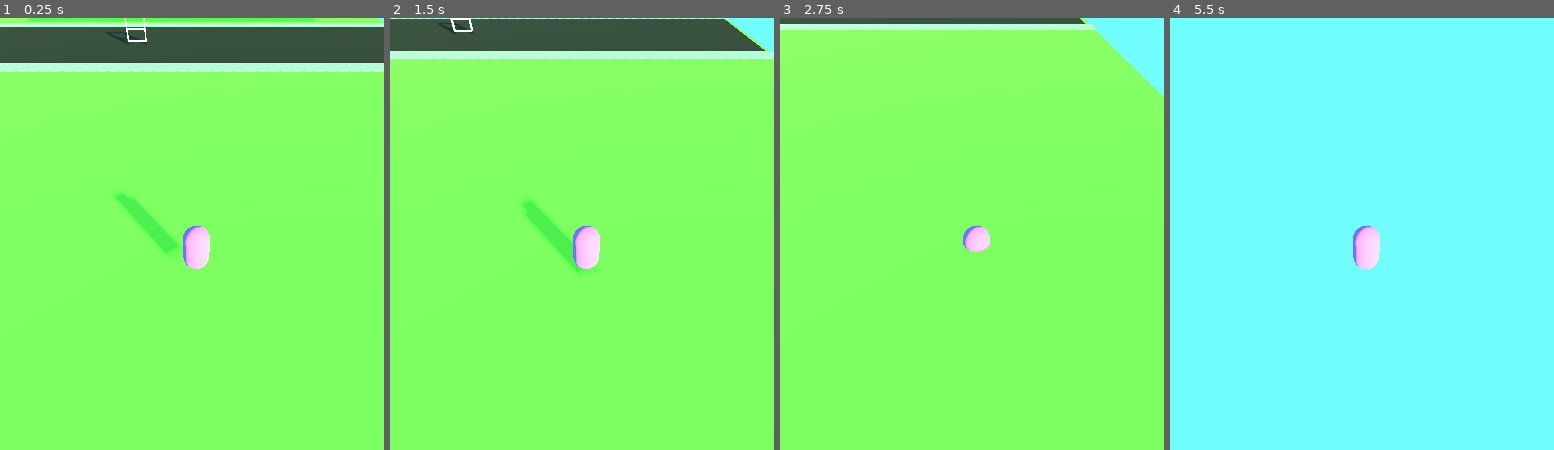
Above: before the commit, frames 1-4 (left to right).
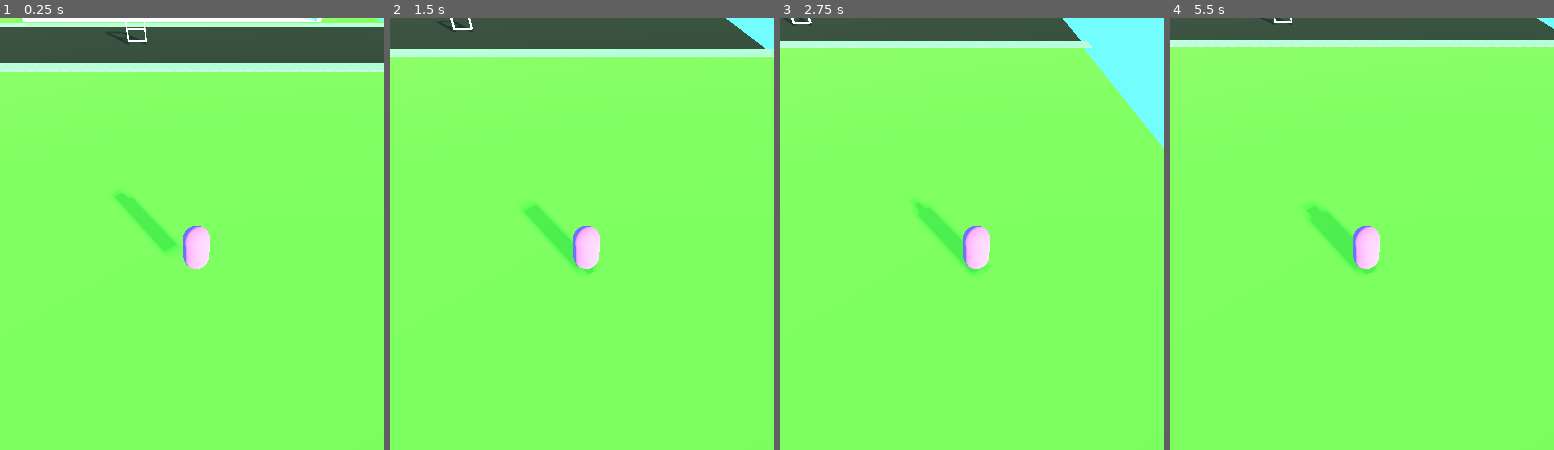
Above: after the commit, the same moments.

Repository: Shenanigans-and-also-tomfoolery/Soup-Stealer
Game: Godot game, scene res://level scenes/testWorld.tscn
Same seed, same stepped clock (60 frames per second), same inputs: the game is played once before the commit and once after it. The project has no main scene, so this scene is started directly.
Inputs:
- Up to frame 1 (0.25 s): no input
- Up to frame 2 (1.5 s): tap Enter (ui_accept) at 0.5, 0.77 s; hold D (right) 0.53-1.28 s; hold Shift (sprint) 0.53-1.28 s; hold S (down) from 1.28 s (still down); tap Shift (sprint) at 1.35 s
- Up to frame 3 (2.75 s): tap Enter (ui_accept) at 1.52 s; release S (down) at 2.03 s; hold D (right) from 2.03 s (still down); hold Shift (sprint) from 2.03 s (still down)
- Up to frame 4 (5.5 s): release D (right) at 2.78 s; release Shift (sprint) at 2.78 s; hold W (up) 2.78-3.53 s; tap Shift (sprint) at 2.85, 4.35 s; tap Enter (ui_accept) at 3.02, 3.77, 4.52 s; hold Shift (sprint) 3.53-4.28 s; hold A (left) 3.53-5.03 s; hold S (down) from 5.03 s (still down); hold Shift (sprint) from 5.03 s (still down)

The runs differ from the first frame. In frame 1, 0.8% of the frame differs, in the area x 1-100%, y 0-13%; in frame 2, 1.4%; in frame 3, 7.5%; in frame 4, 99%, in the area x 0-100%, y 0-100%.

Commit message:
Fixes (test world mainly)
idk what happened with the shop so I fixed it and kept it a similar size to what it was when @soup-enterprises made it bigger

Diff:
--- a/level scenes/testWorld.tscn
+++ b/level scenes/testWorld.tscn
@@ -19,6 +19,7 @@
 material = SubResource("StandardMaterial3D_jbjjy")
 
 [sub_resource type="BoxShape3D" id="BoxShape3D_41xwl"]
+size = Vector3(1.99487, 1, 1.53235)
 
 [sub_resource type="StandardMaterial3D" id="StandardMaterial3D_xq3dg"]
 albedo_color = Color(0.458824, 0.760784, 0.290196, 1)
@@ -42,20 +43,19 @@
 script = ExtResource("1_6migh")
 
 [node name="Left wall" parent="Shop" instance=ExtResource("1_hu0go")]
-transform = Transform3D(1.74, 0, 0, 0, 16.345, 0, 0, 0, 4.65, 76.8787, -5.46526, -35.583)
+transform = Transform3D(1.74, 0, 0, 0, 29.908, 0, 0, 0, 4.65, 23.8958, -8.7353, -35.3291)
 
 [node name="Right Wall" parent="Shop" instance=ExtResource("1_hu0go")]
-transform = Transform3D(1.74, 0, 0, 0, 32.718, 0, 0, 0, 4.653, -25.789, 11.2526, 85.3235)
+transform = Transform3D(1.74, 0, 0, 0, 32.718, 0, 0, 0, 4.653, -16.742, -9.27112, -35.3698)
 
 [node name="Back Wall" parent="Shop" instance=ExtResource("1_hu0go")]
-transform = Transform3D(-3.82475e-08, 0, 1.98555, 0, 8.22463, 0, -0.875, 0, -8.67913e-08, 44.9808, 0.967013, -48.9282)
+transform = Transform3D(-3.82475e-08, 0, 3.93211, 0, 31.1046, 0, -0.875, 0, -1.71878e-07, 3.01173, -8.89526, -58.5901)
 
 [node name="floor" parent="Shop" instance=ExtResource("1_hu0go")]
-transform = Transform3D(107.005, 0, 0, 0, 0.253358, 0, 0, 0, 4.67958, 9.23773, 0.475324, -35.6745)
+transform = Transform3D(107.005, 0, 0, 0, 0.148648, 0, 0, 0, 4.67958, 9.23773, -0.0464894, -35.5003)
 
 [node name="Roof" type="Node3D" parent="Shop"]
-transform = Transform3D(-1, 8.74228e-08, 0, -8.74228e-08, -1, 0, 0, 0, 1, 0, 7.9727, 0)
-visible = false
+transform = Transform3D(-2, 3.01992e-07, 0, -3.01992e-07, -2, 0, 0, 0, 2, 3.47112, 13.086, 9.04385)
 
 [node name="Left wall2" type="Node3D" parent="Shop/Roof"]
 transform = Transform3D(0.875, 0, 0, 0, 8.22463, 0, 0, 0, 2.34, -10.0583, -1.69003, -22.2777)
@@ -112,13 +112,11 @@
 [node name="beanos" parent="." instance=ExtResource("3_n2nfb")]
 transform = Transform3D(1, 0, 0, 0, 1, 0, 0, 0, 1, 6.40824, 2.24769, 31.6176)
 
-[node name="Camera3D2" type="Camera3D" parent="beanos"]
-transform = Transform3D(0.798026, -0.539953, 0.267592, 0.00312591, 0.447748, 0.894154, -0.602615, -0.712722, 0.359002, 5.5397, 14.3095, 6.506)
-
 [node name="Grass" type="StaticBody3D" parent="."]
-transform = Transform3D(33.7324, 0, 0, 0, 0.48, 0, 0, 0, 34.5416, -0.0532765, -0.0630059, 25.928)
+transform = Transform3D(33, 0, 0, 0, 0.48, 0, 0, 0, 33, -0.0532765, -0.115916, 25.928)
 
 [node name="CollisionShape3D" type="CollisionShape3D" parent="Grass"]
+transform = Transform3D(1, 0, 0, 0, 1, 0, 0, 0, 1, -0.0194356, -0.223625, 0.265024)
 shape = SubResource("BoxShape3D_41xwl")
 
 [node name="MeshInstance3D" type="MeshInstance3D" parent="Grass"]
--- a/scenes for objects/grass.tscn
+++ b/scenes for objects/grass.tscn
@@ -1,7 +1,7 @@
 [gd_scene load_steps=4 format=3 uid="uid://dki4ud5iwxa2c"]
 
 [sub_resource type="StandardMaterial3D" id="StandardMaterial3D_qqrdw"]
-albedo_color = Color(0.141176, 1, 0.301961, 1)
+albedo_color = Color(0, 0.839216, 0.223529, 1)
 
 [sub_resource type="BoxMesh" id="BoxMesh_vwss6"]
 material = SubResource("StandardMaterial3D_qqrdw")
